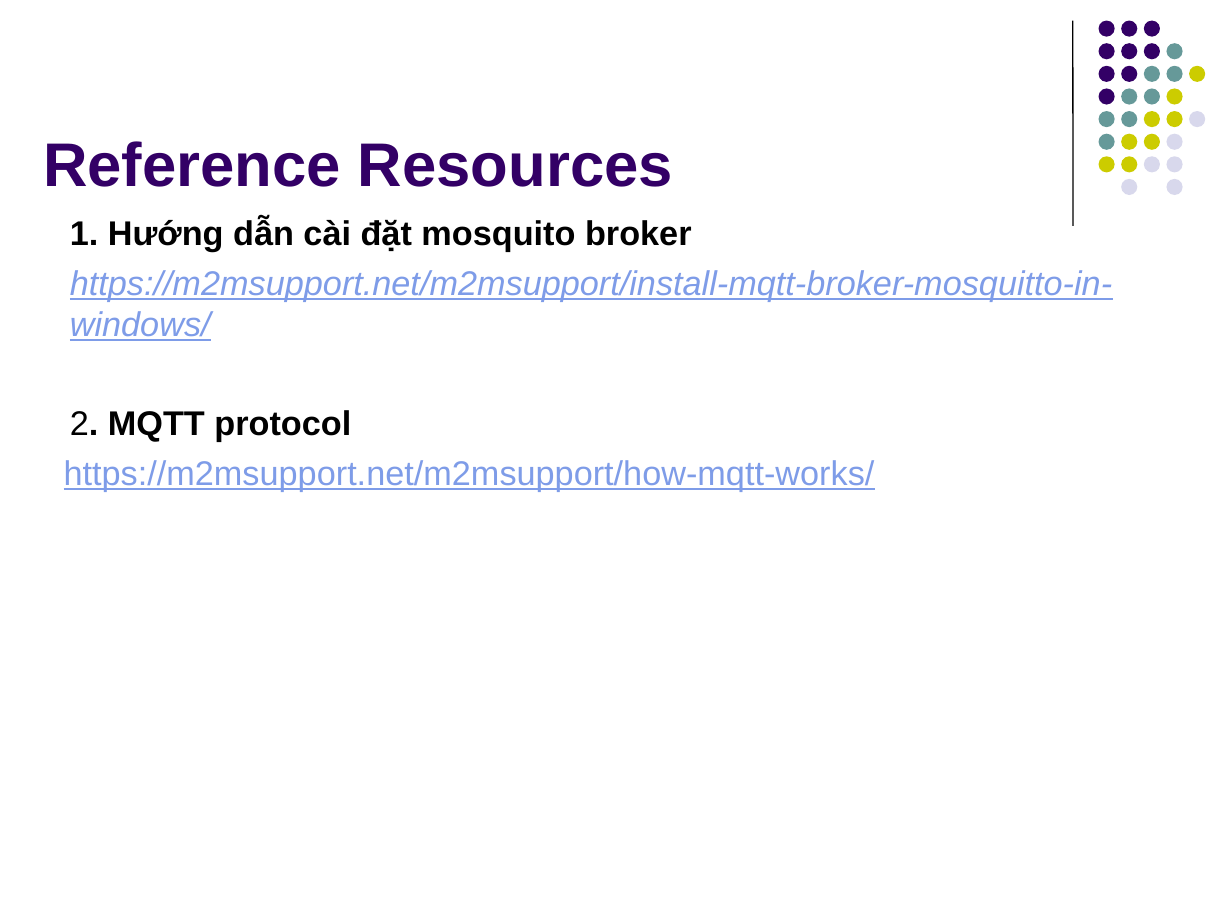
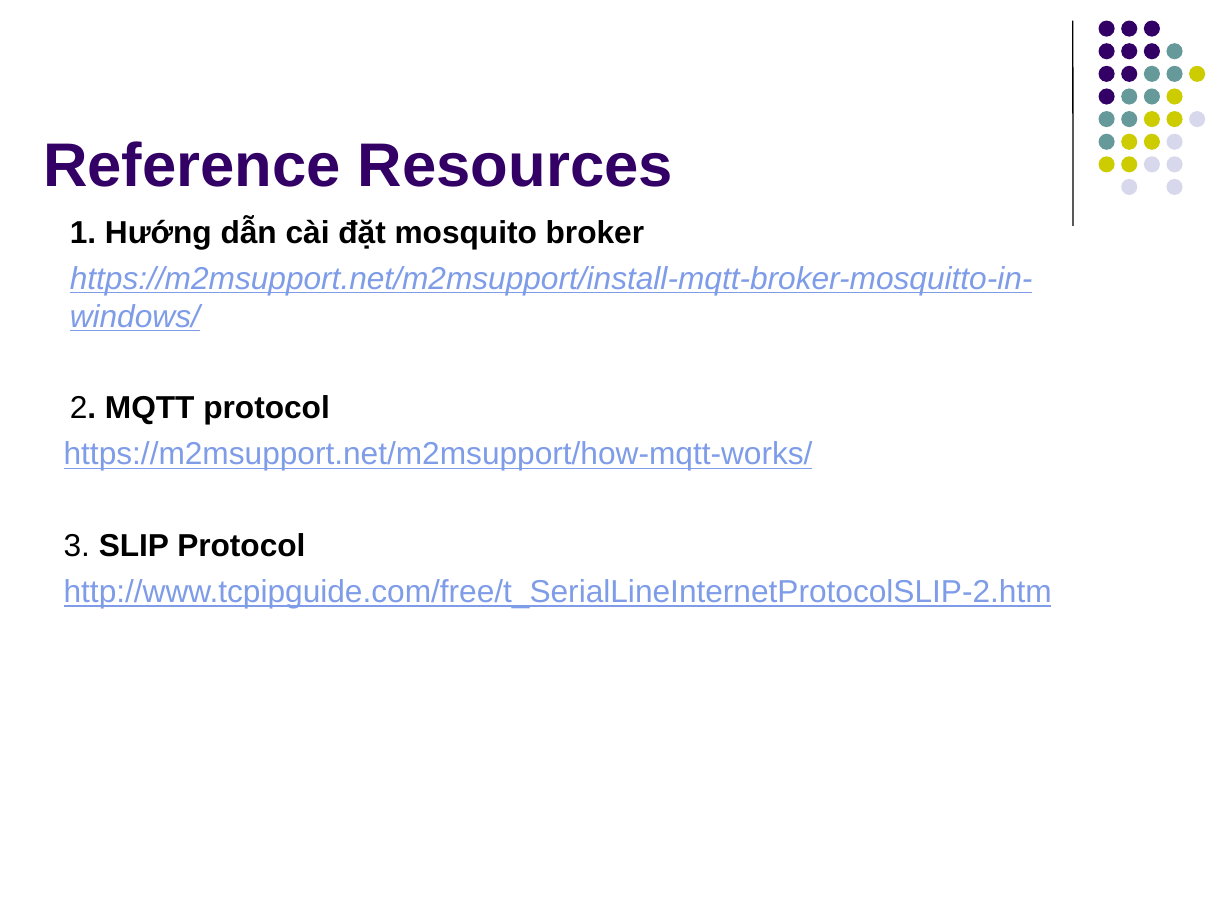
Before and after one commit to OneKiwiTech/stm32_iot_link, a slide deck: slide 21 of training-docs/slides/STM32 ESP-LINK FIRMWARE TRAINING.pptx (slide 17 before the commit). Drawn at 1232x924 pixels with LibreOffice and Linux fonts; fonts in the diff are those of the drawing. Boxes give left, top, right and bottom in pixels: in the first picture for what was removed or moved away, otherwise in the second. Text is boxed around its words. In the diff, an @@ line names an element or a change of style, - is before the commit and + after.

```diff
--- a/training-docs/slides/STM32 ESP-LINK FIRMWARE TRAINING.pptx
+++ b/training-docs/slides/STM32 ESP-LINK FIRMWARE TRAINING.pptx
@@ text at (64, 217, 1033, 470): size 20 to 18.5 pt in "1. Hướng dẫn cài đặt mosquito broker", "https://m2msupport.net/m2msupport/install-mqtt-broker-mosqui ...", "2. MQTT protocol", "https://m2msupport.net/m2msupport/how-mqtt-works/" @@
@@ text at (64, 533, 1052, 608): paragraphs added @@
+3. SLIP Protocol
+http://www.tcpipguide.com/free/t_SerialLineInternetProtocolSLIP-2.htm
```
Also in this commit, not shown: 2 other slides changed, 4 slides added, 1 slide removed, 6 other files.
